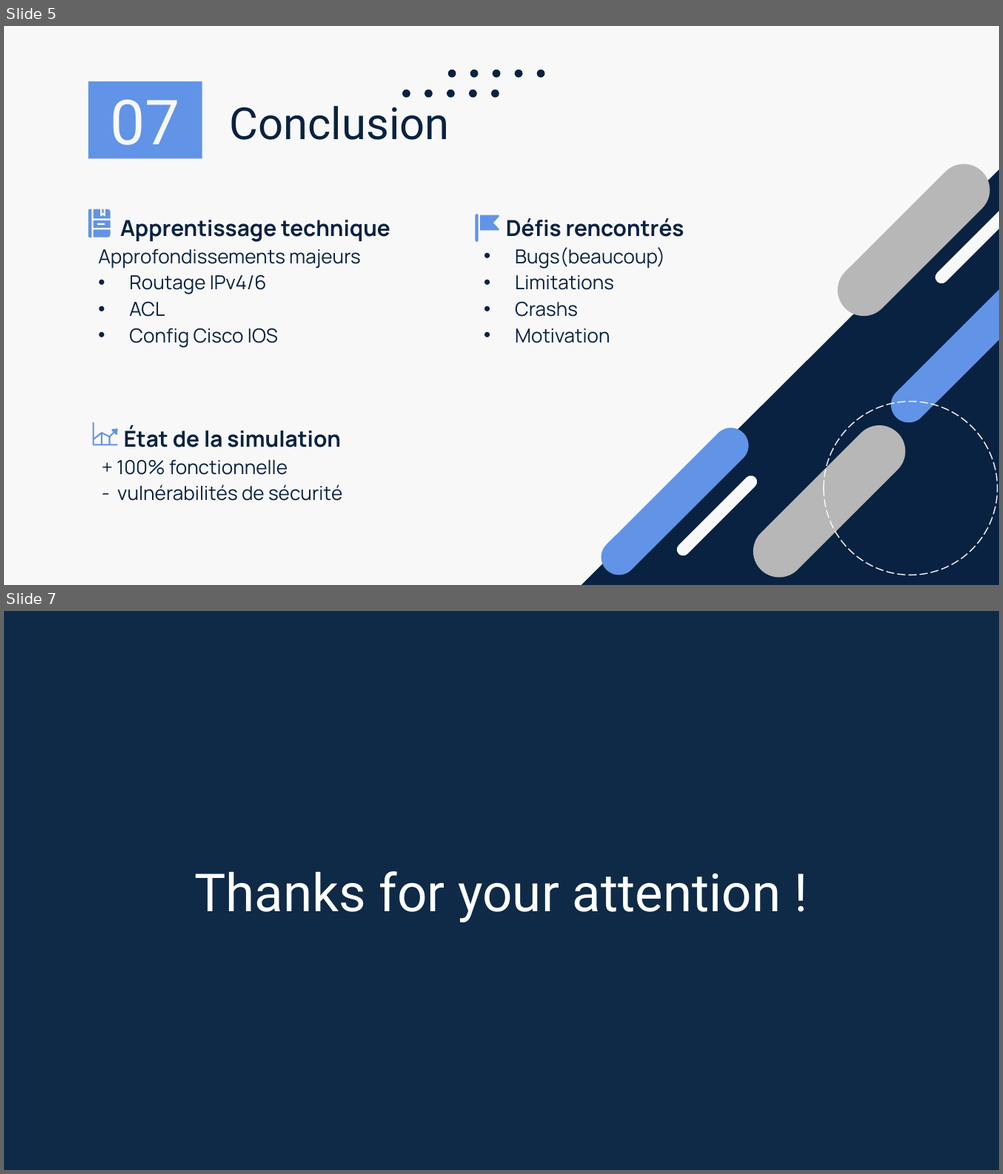
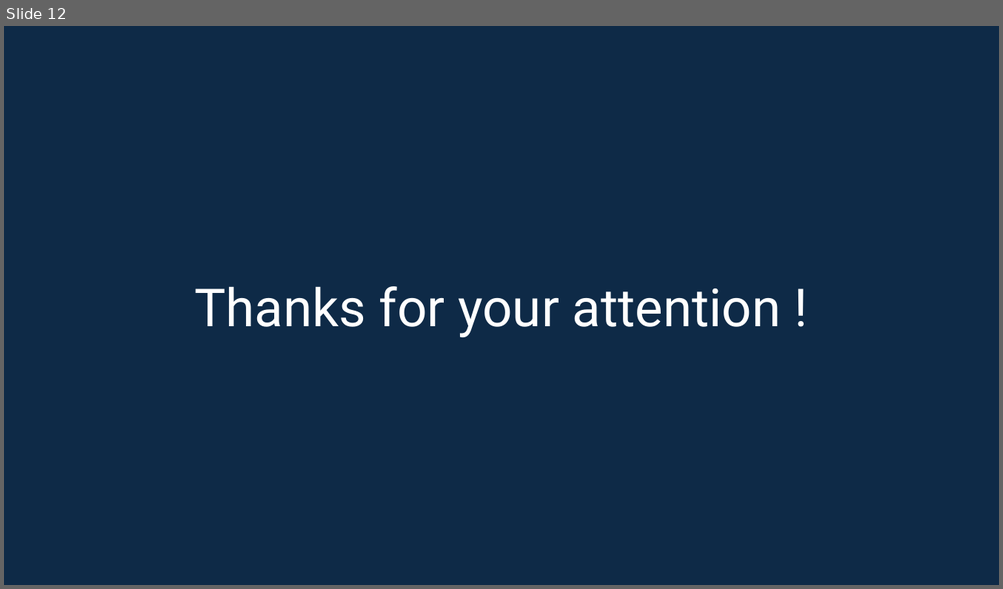
Before and after one commit to Hoferlukaslh/ScholarLog, a slide deck: Documentation/LHO - M5 - Présentation.pptx. Shown one above the other, each under a label of ours: slides 5 and 7 before the commit, slide 12 after it; the slides between them are not shown. The pictures are 1003x1174 and 1003x589 pixels, drawn with LibreOffice and Linux fonts; fonts in the diff are those of the drawing. Boxes give left, top, right and bottom in pixels: in the first picture for what was removed or moved away, otherwise in the second. Text is boxed around its words. In the diff, an @@ line names an element or a change of style, - is before the commit and + after.

```diff
--- a/Documentation/LHO - M5 - Présentation.pptx
+++ b/Documentation/LHO - M5 - Présentation.pptx
@@ slide 5 removed at box(4, 26, 999, 585), background #F8F8F8 @@
@@ title removed at box(88, 82, 202, 159) @@
-07
@@ group removed at box(402, 70, 544, 98): 10 ellipses @@
@@ title removed at box(230, 106, 449, 140) @@
-Conclusion
@@ rounded rectangle removed at box(932, 201, 999, 286) @@
@@ subtitle removed at box(98, 220, 390, 348) @@
-Apprentissage technique
-Approfondissements majeurs
-• Routage IPv4/6
-• ACL
-• Config Cisco IOS
@@ freeform shape removed at box(475, 214, 478, 242) @@
@@ freeform shape removed at box(479, 215, 499, 230) @@
@@ text removed at box(506, 218, 684, 343) @@
-Défis rencontrés
-• Bugs(beaucoup)
-• Limitations
-• Crashs
-• Motivation
@@ group removed at box(88, 209, 111, 238): 5 freeform shapes @@
@@ group removed at box(519, 87, 999, 585): 4 rounded rectangles, 1 right triangle, 1 ellipse @@
@@ freeform shape removed at box(93, 423, 117, 447) @@
@@ text removed at box(116, 427, 342, 501) @@
-État de la simulation
-+ 100% fonctionnelle
-- vulnérabilités de sécurité
@@ rounded rectangle removed at box(674, 473, 760, 559) @@
@@ what was slide 7 is now slide 12 @@
```
Also in this commit, not shown: 5 slides changed, 6 slides added, 2 other files.
